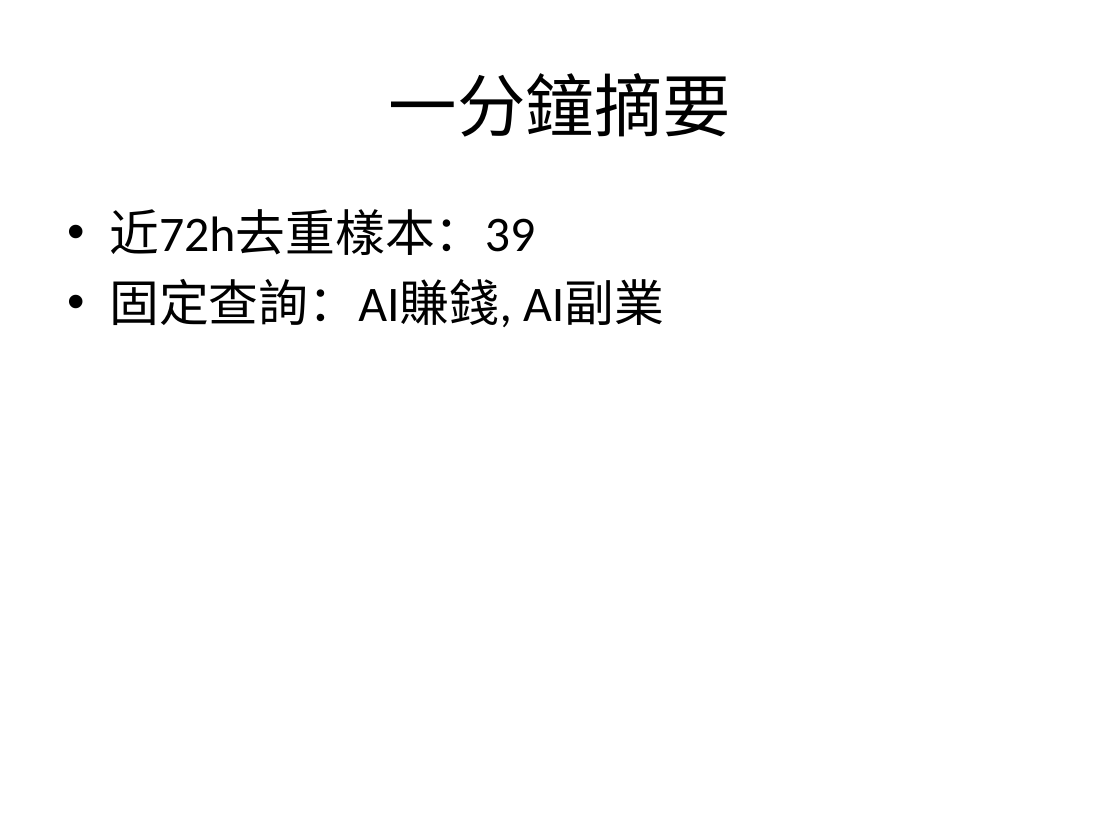
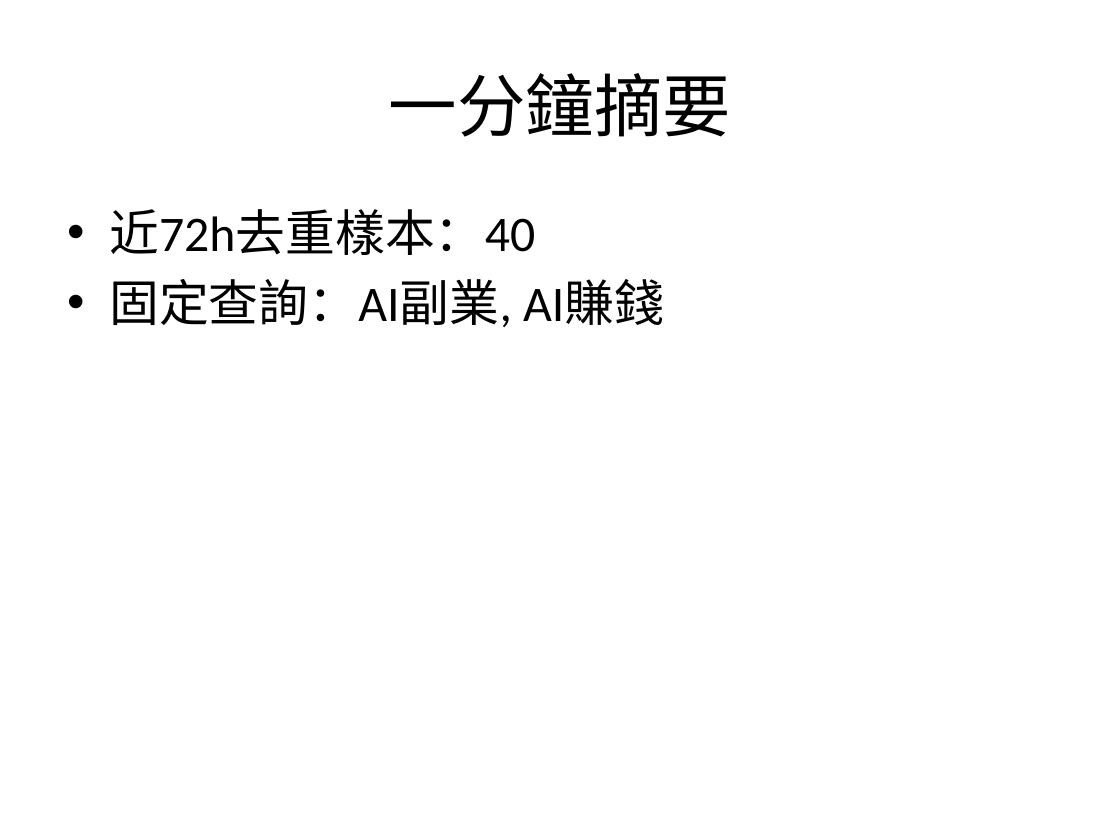
Before and after one commit to billy20042971-tech/youtube-ai-research-mcp, a slide deck: slide 2 of reports/2026-10-24/YouTube_AI趨勢研究雷達_2026-10-24_簡報.pptx. Drawn at 1120x840 pixels with LibreOffice and Linux fonts; fonts in the diff are those of the drawing. Boxes give left, top, right and bottom in pixels: in the first picture for what was removed or moved away, otherwise in the second. Text is boxed around its words. In the diff, an @@ line names an element or a change of style, - is before the commit and + after.

```diff
--- a/reports/2026-10-24/YouTube_AI趨勢研究雷達_2026-10-24_簡報.pptx
+++ b/reports/2026-10-24/YouTube_AI趨勢研究雷達_2026-10-24_簡報.pptx
@@ text at [109,209,664,327]: text changed @@
-• 近72h去重樣本：39
-• 固定查詢：AI賺錢, AI副業
+• 近72h去重樣本：40
+• 固定查詢：AI副業, AI賺錢
```
Also in this commit, not shown: 1 other slide changed, 11 other files.
